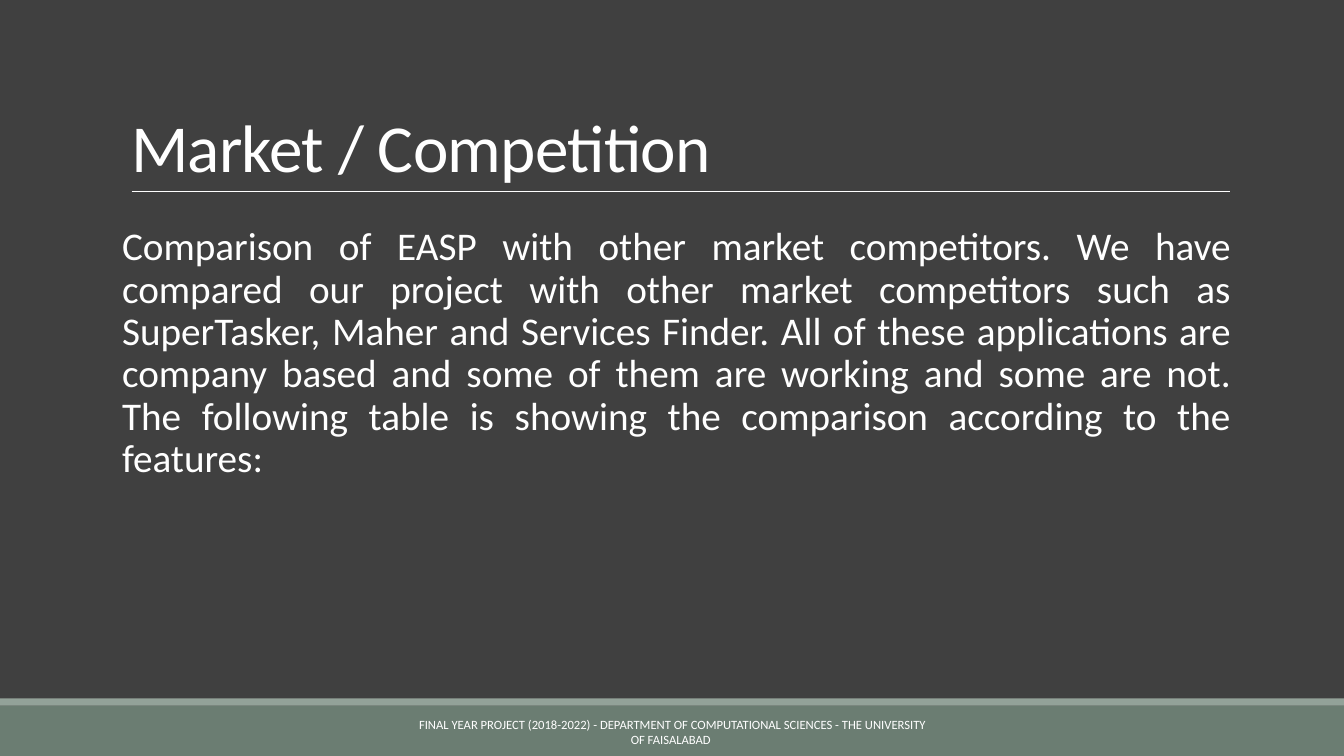
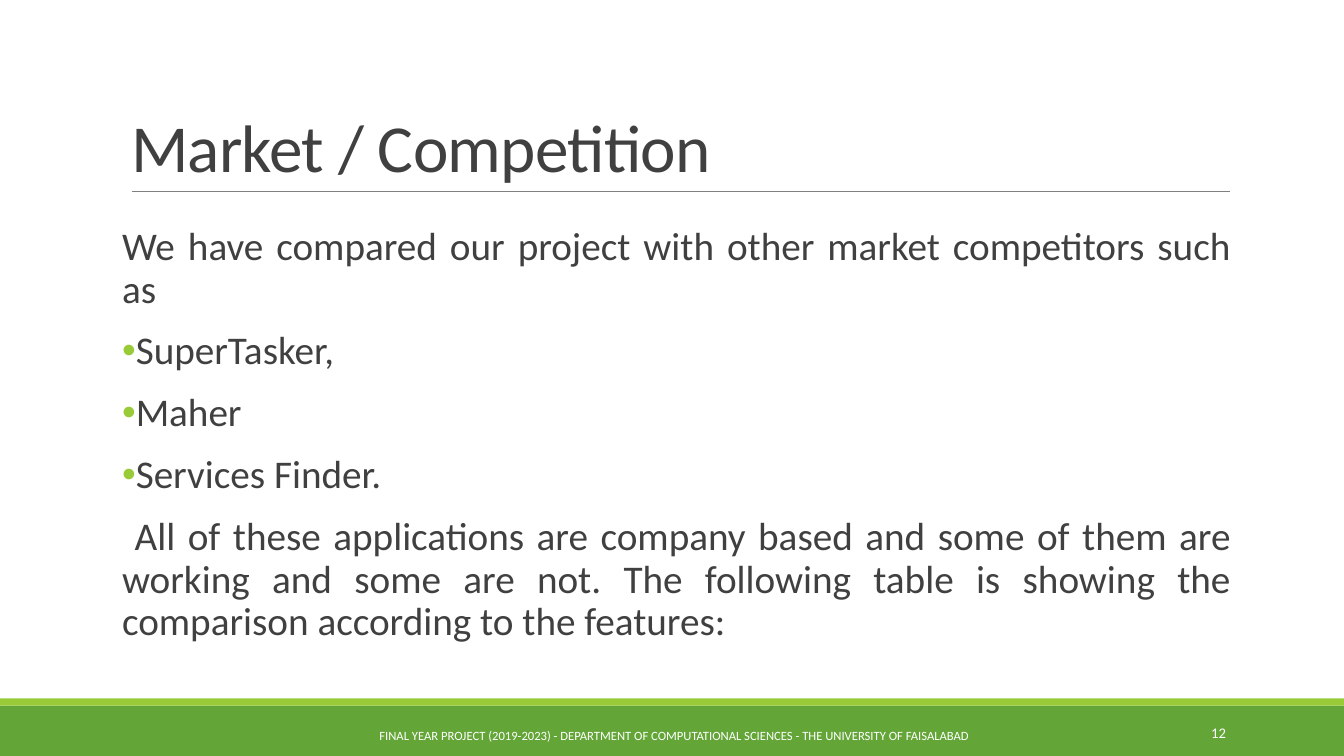
Before and after one commit to Abdurrehman050/easp, a slide deck: slide 12 of documentation/EASP Presentation.pptx (slide 10 before the commit). Drawn at 1344x756 pixels with LibreOffice and Linux fonts; fonts in the diff are those of the drawing. Boxes give left, top, right and bottom in pixels: in the first picture for what was removed or moved away, otherwise in the second. Text is boxed around its words. In the diff, an @@ line names an element or a change of style, - is before the commit and + after.

```diff
--- a/documentation/EASP Presentation.pptx
+++ b/documentation/EASP Presentation.pptx
@@ background #404040 to #FFFFFF @@
@@ title "Market / Competition" at (x1=131, y1=125, x2=711, y2=183): text colour #FFFFFF to #404040 @@
@@ line (132, 192) - (1231, 192): stroke #FFFFFF 0.5 pt to #808080 0.5 pt @@
@@ text at (x1=122, y1=232, x2=1230, y2=642): text changed; text colour #FFFFFF to #404040 @@
-Comparison of EASP with other market competitors. We have compared our project with other market competitors such as SuperTasker, Maher and Services Finder. All of these applications are company based and some of them are working and some are not. The following table is showing the comparison according to the features:
+We have compared our project with other market competitors such as
+• SuperTasker,
+• Maher
+• Services Finder.
+All of these applications are company based and some of them are working and some are not. The following table is showing the comparison according to the features:
@@ rectangle at (x1=0, y1=706, x2=1344, y2=756): fill #6B7D72 to #63A537 @@
@@ rectangle at (x1=0, y1=699, x2=1344, y2=706): fill #93A299 to #99CB38 @@
@@ text at (x1=379, y1=731, x2=969, y2=742): text changed @@
-FINAL YEAR PROJECT (2018-2022) - DEPARTMENT OF COMPUTATIONAL SCIENCES - THE UNIVERSITY OF FAISALABAD
+FINAL YEAR PROJECT (2019-2023) - DEPARTMENT OF COMPUTATIONAL SCIENCES - THE UNIVERSITY OF FAISALABAD
@@ page number added at (x1=1211, y1=728, x2=1226, y2=738), 10.5 pt, text #FFFFFF @@
+12
```
Also in this commit, not shown: 16 other slides changed, 6 slides added, 1 other file.
